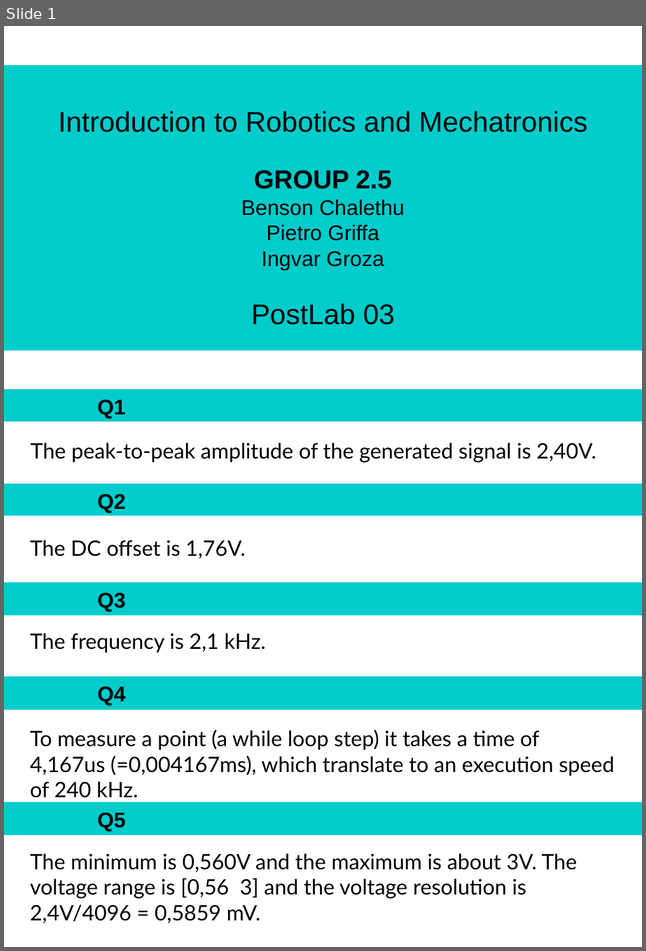
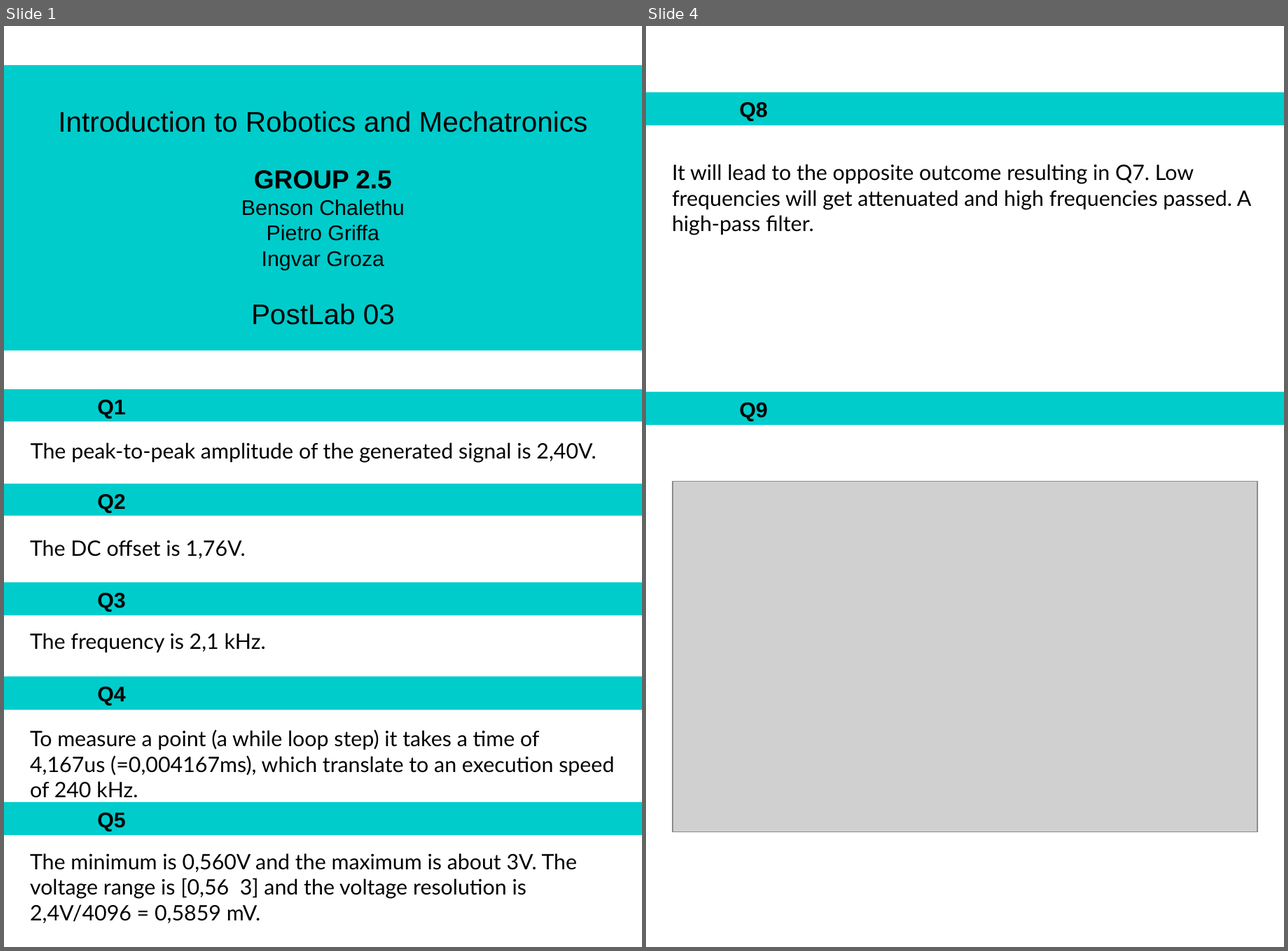
Before and after one commit to PietroGriffa/IRM19, a slide deck: Lab 03/PostLab03.odp. Shown side by side, each under a label of ours: slide 1 before the commit, slides 1 and 4 after it; the slides between them are not shown. The pictures are 646x951 and 1288x951 pixels, drawn with LibreOffice and Linux fonts; fonts in the diff are those of the drawing; grey boxes stand for pictures. Boxes give left, top, right and bottom in pixels: in the first picture for what was removed or moved away, otherwise in the second. Text is boxed around its words. In the diff, an @@ line names an element or a change of style, - is before the commit and + after.

```diff
--- a/Lab 03/PostLab03.odp
+++ b/Lab 03/PostLab03.odp
@@ slide 4 added at (646,26,1284,947), background #FFFFFF @@
@@ rectangle added at (646,92,1284,125), fill #00CCCC, 18 pt, text #000000, bold @@
+Q8
@@ text added at (672,164,1252,235), 18 pt, text #000000 @@
+It will lead to the opposite outcome resulting in Q7. Low frequencies will get attenuated and high frequencies passed. A high-pass filter.
@@ rectangle added at (646,391,1284,425), fill #00CCCC, 18 pt, text #000000, bold @@
+Q9
@@ picture added at (673,482,1257,832) @@
```
Also in this commit, not shown: 2 slides changed, 3 other slides added, 1 slide removed.
